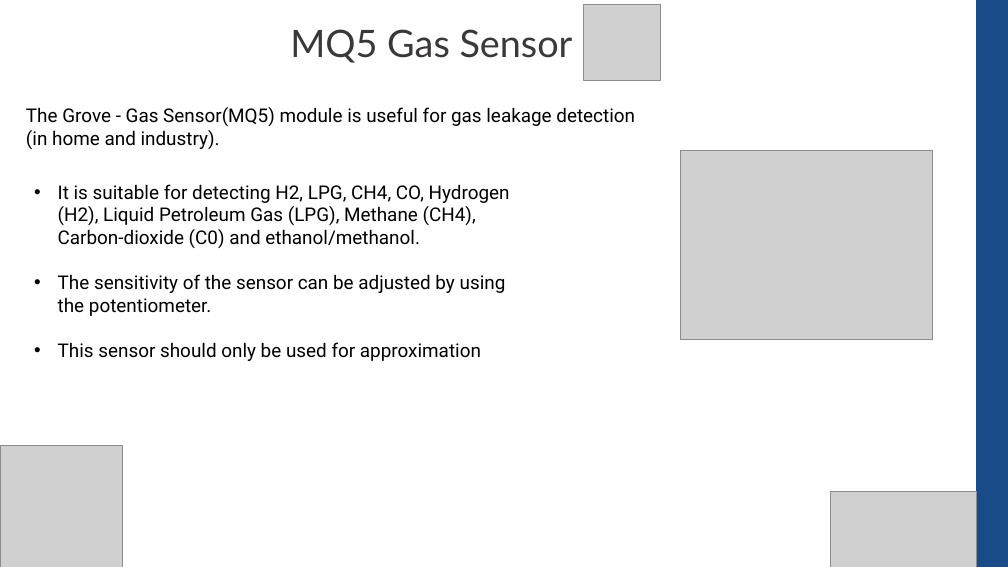
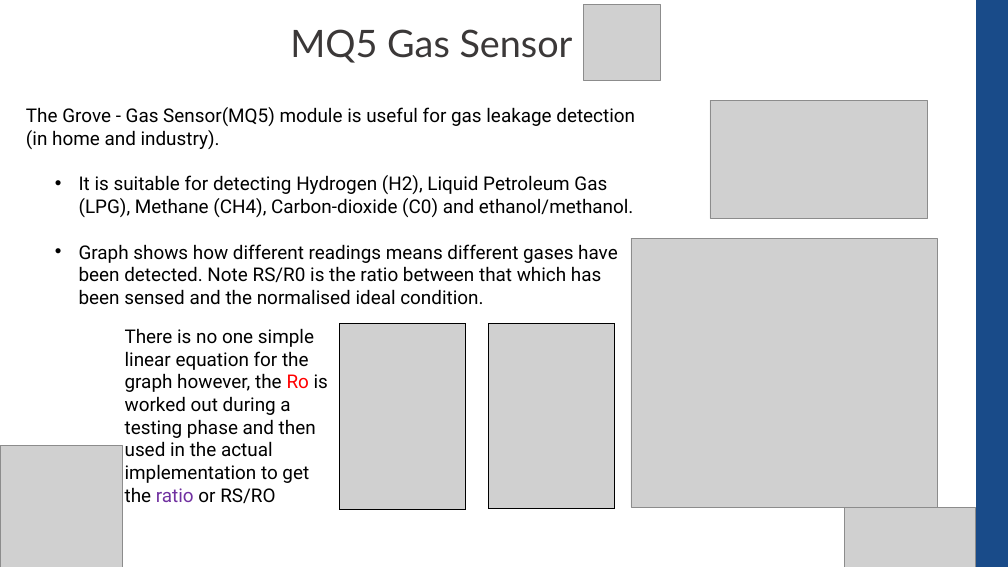
Before and after one commit to CompEng0001/IoT-and-Our-Schools-Environments-for-Education, a slide deck: slide 8 of Lessons/Sensors_101.pptx. Drawn at 1008x567 pixels with LibreOffice and Linux fonts; fonts in the diff are those of the drawing; grey boxes stand for pictures. Boxes give left, top, right and bottom in pixels: in the first picture for what was removed or moved away, otherwise in the second. Text is boxed around its words. In the diff, an @@ line names an element or a change of style, - is before the commit and + after.

Commit message:
Content Added
I have added equations to support the more complex sensor, such as the dust concentration equation and the MQ5 gas equations

```diff
--- a/Lessons/Sensors_101.pptx
+++ b/Lessons/Sensors_101.pptx
@@ picture: place and size @@
-picture at <box>681,150,932,340</box>
+picture at <box>710,101,927,219</box>
@@ text at <box>79,175,634,305</box>: text changed @@
-• It is suitable for detecting H2, LPG, CH4, CO, Hydrogen (H2), Liquid Petroleum Gas (LPG), Methane (CH4), Carbon-dioxide (C0) and ethanol/methanol.
-• The sensitivity of the sensor can be adjusted by using the potentiometer.
-• This sensor should only be used for approximation
+• It is suitable for detecting Hydrogen (H2), Liquid Petroleum Gas (LPG), Methane (CH4), Carbon-dioxide (C0) and ethanol/methanol.
+• Graph shows how different readings means different gases have been detected. Note RS/R0 is the ratio between that which has been sensed and the normalised ideal condition.
@@ picture added at <box>631,238,938,507</box> @@
@@ text added at <box>125,328,328,503</box>, 18 pt, text #000000 @@
+There is no one simple linear equation for the graph however, the Ro is worked out during a testing phase and then used in the actual implementation to get the ratio or RS/RO
@@ picture added at <box>340,324,466,510</box> @@
@@ picture added at <box>489,324,616,509</box> @@
@@ picture: place and size @@
-picture at <box>830,492,977,567</box>
+picture at <box>845,507,975,567</box>
```
Also in this commit, not shown: 9 other slides changed.
